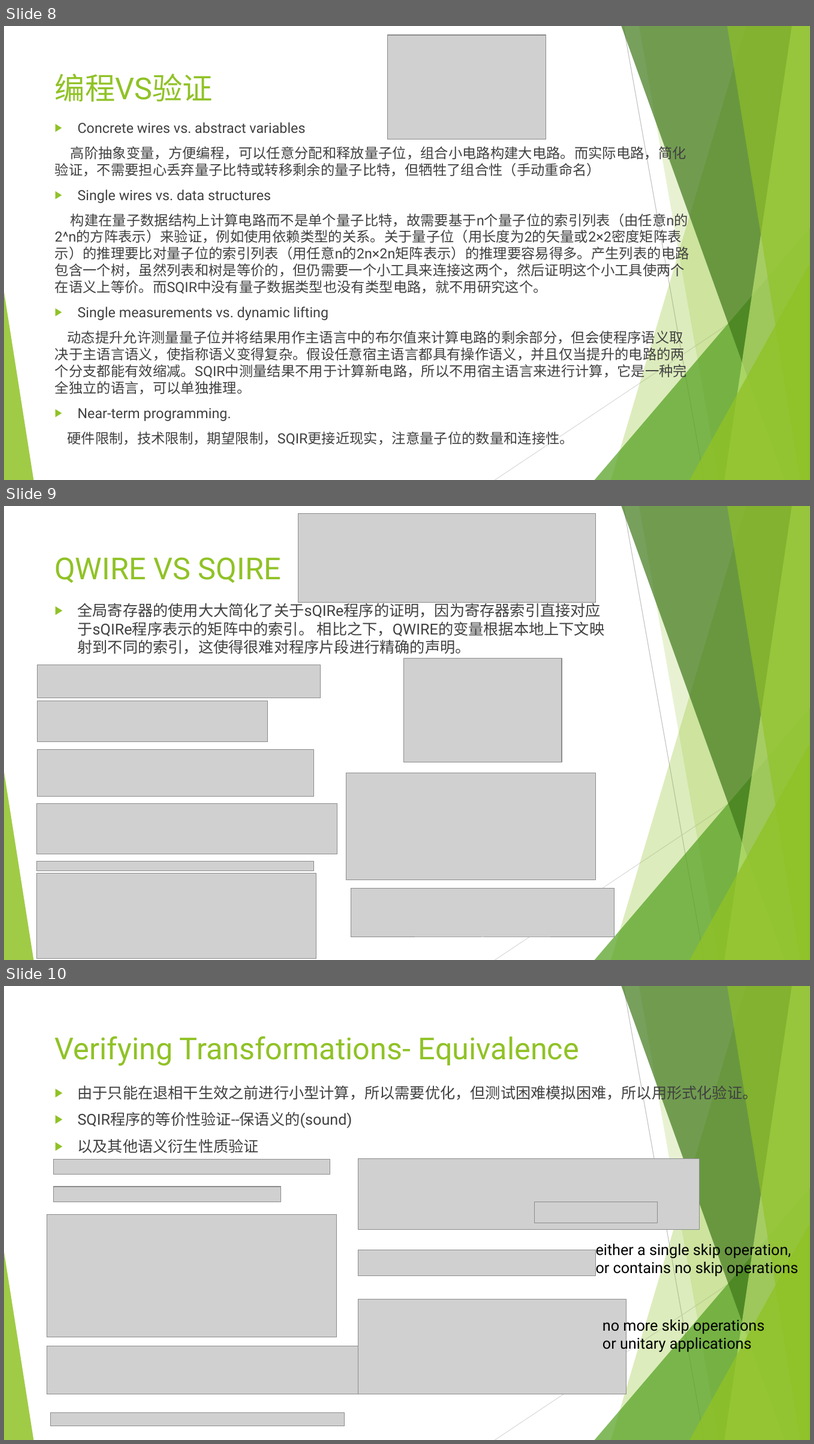
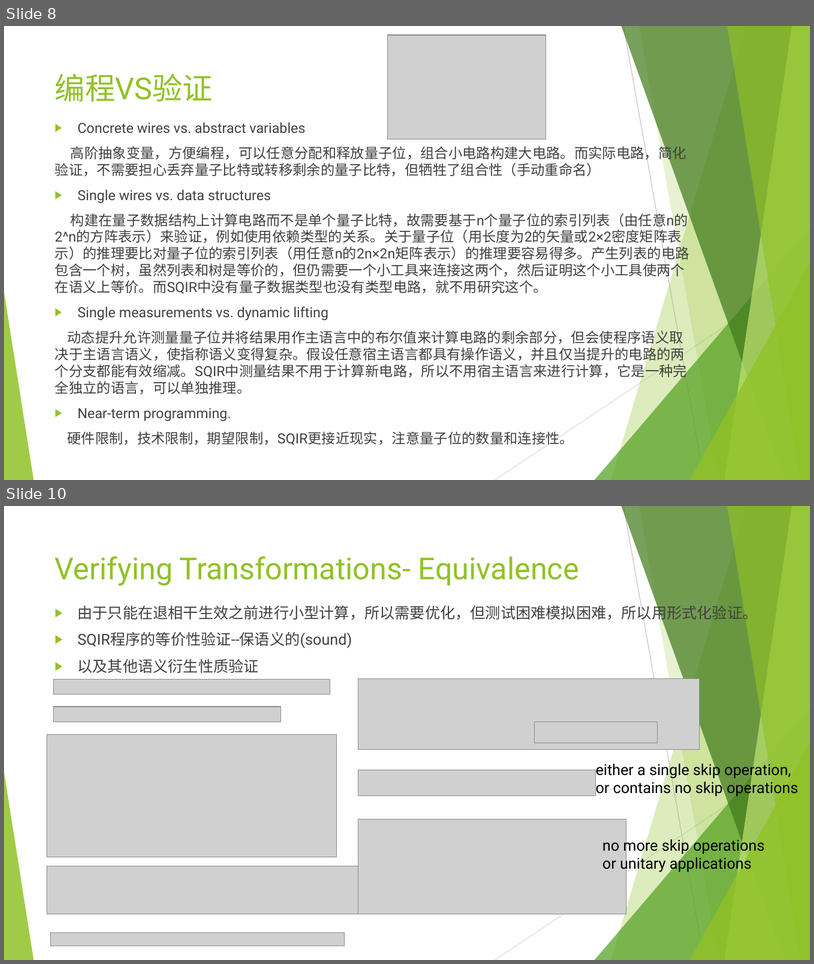
Before and after one commit to hrjiang/hrjiang.github.io, a slide deck: cqcseminar/slides/voqc-wenjun.pptx. Shown one above the other, each under a label of ours: slides 8, 9 and 10 before the commit, slides 8 and 10 after it; the slides between them are not shown. The pictures are 814x1444 and 814x964 pixels, drawn with LibreOffice and Linux fonts; fonts in the diff are those of the drawing; grey boxes stand for pictures. Boxes give left, top, right and bottom in pixels: in the first picture for what was removed or moved away, otherwise in the second. Text is boxed around its words. In the diff, an @@ line names an element or a change of style, - is before the commit and + after.

```diff
--- a/cqcseminar/slides/voqc-wenjun.pptx
+++ b/cqcseminar/slides/voqc-wenjun.pptx
@@ slide 9 removed at bbox=[4, 506, 810, 960], background #FFFFFF; not listed: 10 template elements that a slide beside it also shows @@
@@ picture removed at bbox=[299, 513, 596, 602] @@
@@ title removed at bbox=[55, 557, 281, 583] @@
-QWIRE VS SQIRE
@@ text removed at bbox=[78, 601, 605, 654] @@
-▶ 全局寄存器的使用大大简化了关于sQIRe程序的证明，因为寄存器索引直接对应于sQIRe程序表示的矩阵中的索引。 相比之下，QWIRE的变量根据本地上下文映射到不同的索引，这使得很难对程序片段进行精确的声明。
@@ picture removed at bbox=[37, 664, 320, 698] @@
@@ picture removed at bbox=[404, 658, 563, 762] @@
@@ picture removed at bbox=[37, 701, 268, 741] @@
@@ picture removed at bbox=[37, 749, 314, 796] @@
@@ picture removed at bbox=[347, 773, 596, 879] @@
@@ picture removed at bbox=[36, 804, 338, 854] @@
@@ picture removed at bbox=[36, 861, 314, 871] @@
@@ picture removed at bbox=[36, 873, 316, 958] @@
@@ picture removed at bbox=[351, 888, 614, 937] @@
```
Also in this commit, not shown: 1 slide added.
